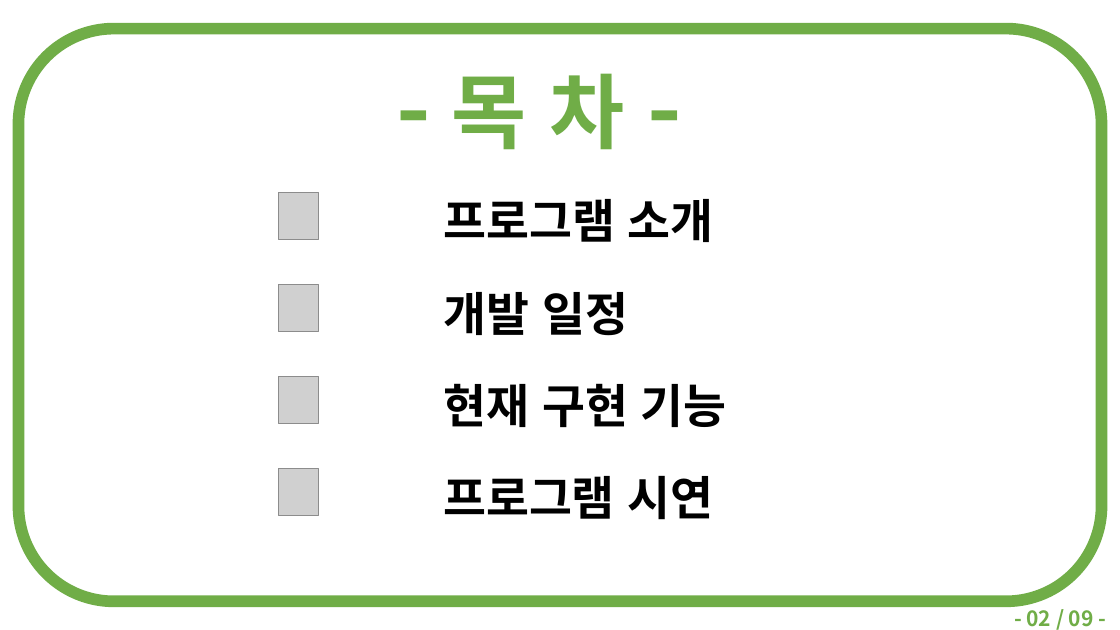
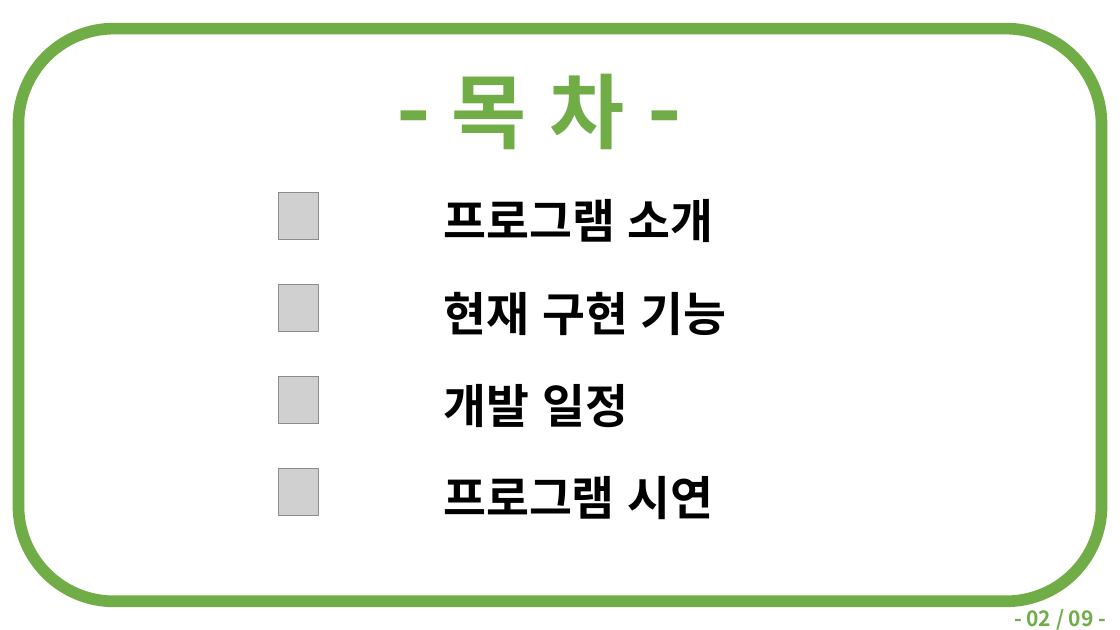
Before and after one commit to doood4/2018_OpenAPI, a slide deck: slide 2 of ppt/2016182037-스크립트언어 2차발표.pptx. Drawn at 1120x630 pixels with LibreOffice and Linux fonts; fonts in the diff are those of the drawing; grey boxes stand for pictures. Boxes give left, top, right and bottom in pixels: in the first picture for what was removed or moved away, otherwise in the second. Text is boxed around its words. In the diff, an @@ line names an element or a change of style, - is before the commit and + after.

```diff
--- a/ppt/2016182037-스크립트언어 2차발표.pptx
+++ b/ppt/2016182037-스크립트언어 2차발표.pptx
@@ text at (x1=443, y1=291, x2=727, y2=335): text changed @@
-개발 일정
+현재 구현 기능
@@ text at (x1=443, y1=384, x2=628, y2=428): text changed @@
-현재 구현 기능
+개발 일정
```
Also in this commit, not shown: 5 other slides changed, 8 other files.
